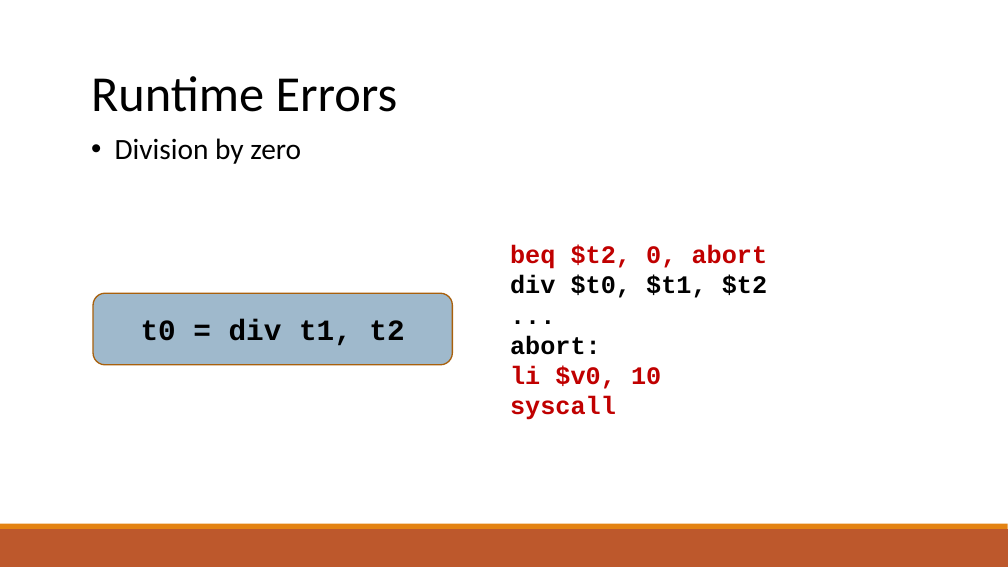
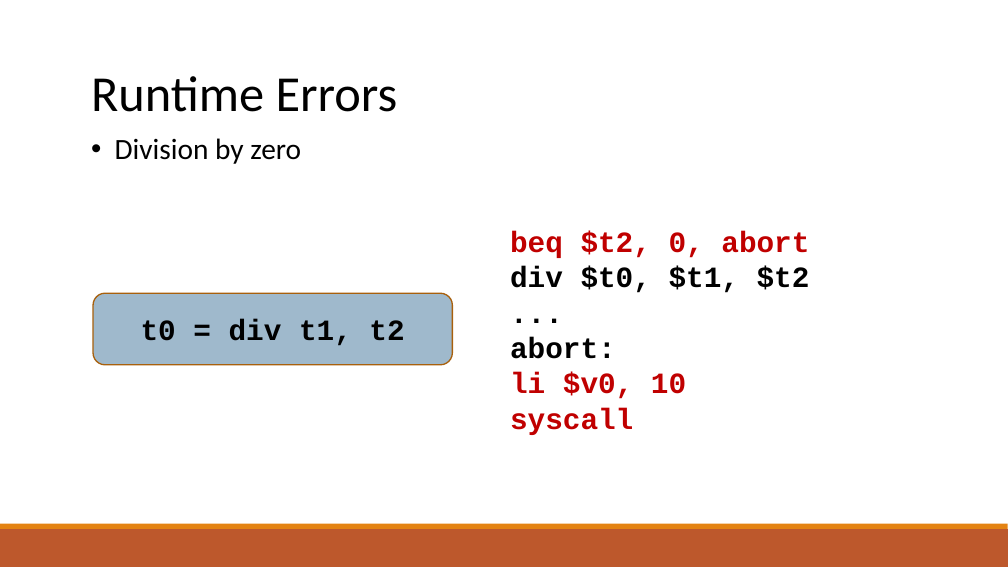
Before and after one commit to raghadzeidan/COMPILATION_TAU_FOR_STUDENTS, a slide deck: slide 67 of new_slides/codegen.pptx. Drawn at 1008x567 pixels with LibreOffice and Linux fonts; fonts in the diff are those of the drawing. Boxes give left, top, right and bottom in pixels: in the first picture for what was removed or moved away, otherwise in the second. Text is boxed around its words. In the diff, an @@ line names an element or a change of style, - is before the commit and + after.

```diff
--- a/new_slides/codegen.pptx
+++ b/new_slides/codegen.pptx
@@ text "beq $t2, 0, abort" at (x1=510, y1=231, x2=810, y2=435): size 24 to 28 pt @@
```
Also in this commit, not shown: 6 other slides changed, 1 other file.
